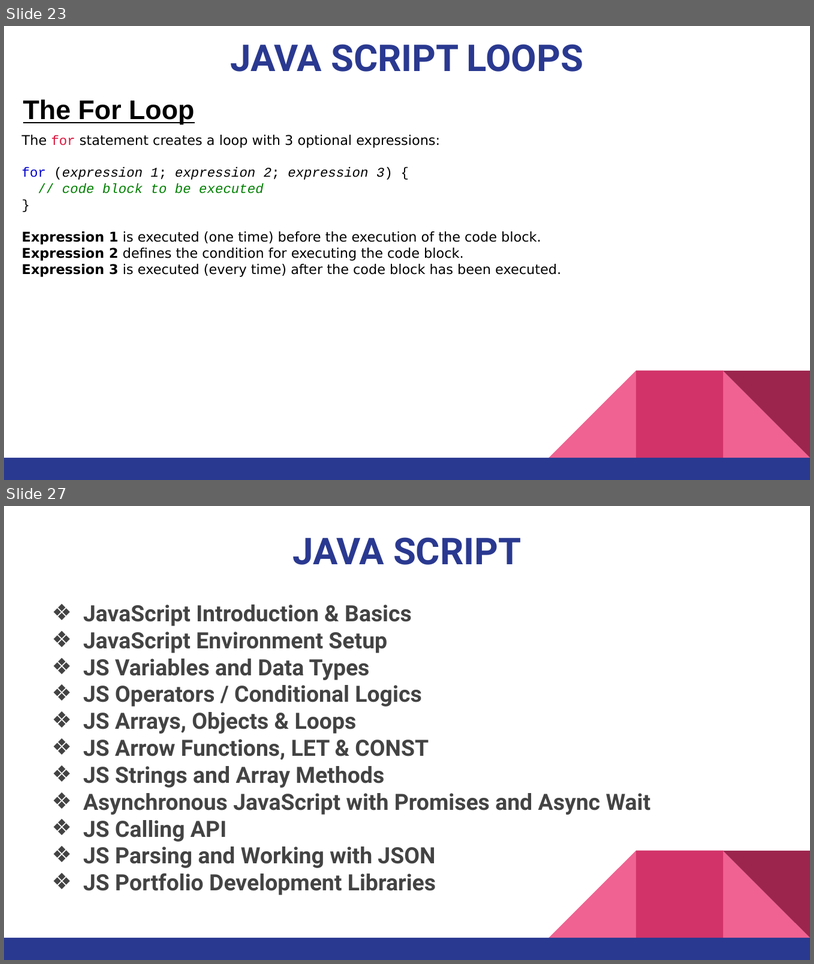
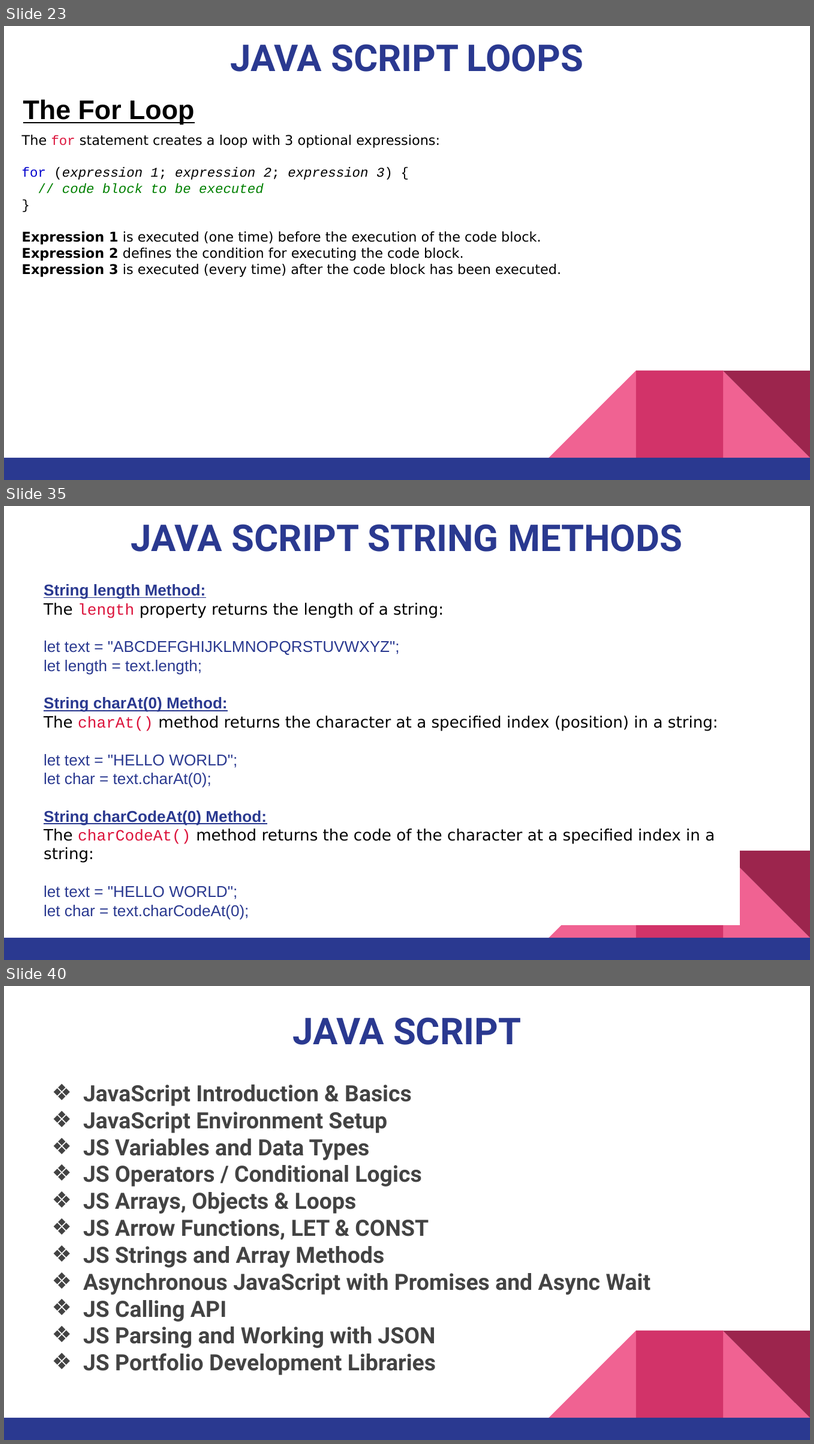
Before and after one commit to pnytrainingrepo/Webdevelopment, a slide deck: JavaScript.pptx. Shown one above the other, each under a label of ours: slides 23 and 27 before the commit, slides 23, 35 and 40 after it; the slides between them are not shown. The pictures are 814x964 and 814x1444 pixels, drawn with LibreOffice and Linux fonts; fonts in the diff are those of the drawing. Boxes give left, top, right and bottom in pixels: in the first picture for what was removed or moved away, otherwise in the second. Text is boxed around its words. In the diff, an @@ line names an element or a change of style, - is before the commit and + after.

```diff
--- a/JavaScript.pptx
+++ b/JavaScript.pptx
@@ slide 35 added at [4, 506, 810, 960], background #FFFFFF; not listed: 5 template elements that a slide beside it also shows @@
@@ title added at [131, 524, 683, 552], 33 pt, text #2A3990, bold @@
+JAVA SCRIPT STRING METHODS
@@ text added at [44, 584, 719, 919], 14 pt, text #2A3990 @@
+String length Method:
+The length property returns the length of a string:
+let text = "ABCDEFGHIJKLMNOPQRSTUVWXYZ";
+let length = text.length;
+String charAt(0) Method:
+The charAt() method returns the character at a specified index (position) in a string:
+let text = "HELLO WORLD";
+let char = text.charAt(0);
+String charCodeAt(0) Method:
+The charCodeAt() method returns the code of the character at a specified index in a string:
+let text = "HELLO WORLD";
+let char = text.charCodeAt(0);
@@ what was slide 27 is now slide 40 @@
```
Also in this commit, not shown: 2 slides changed, 14 other slides added, 2 slides removed, 8 other files.
